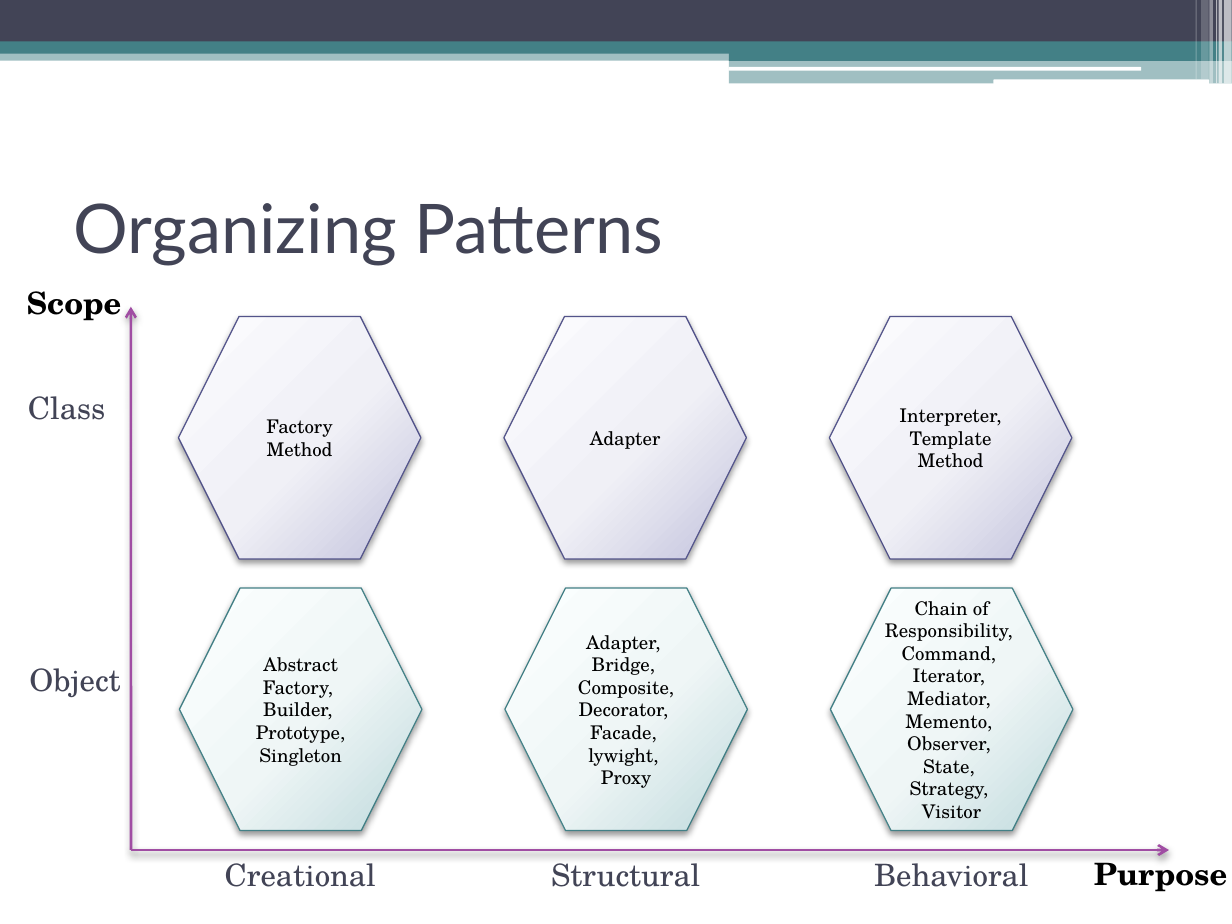
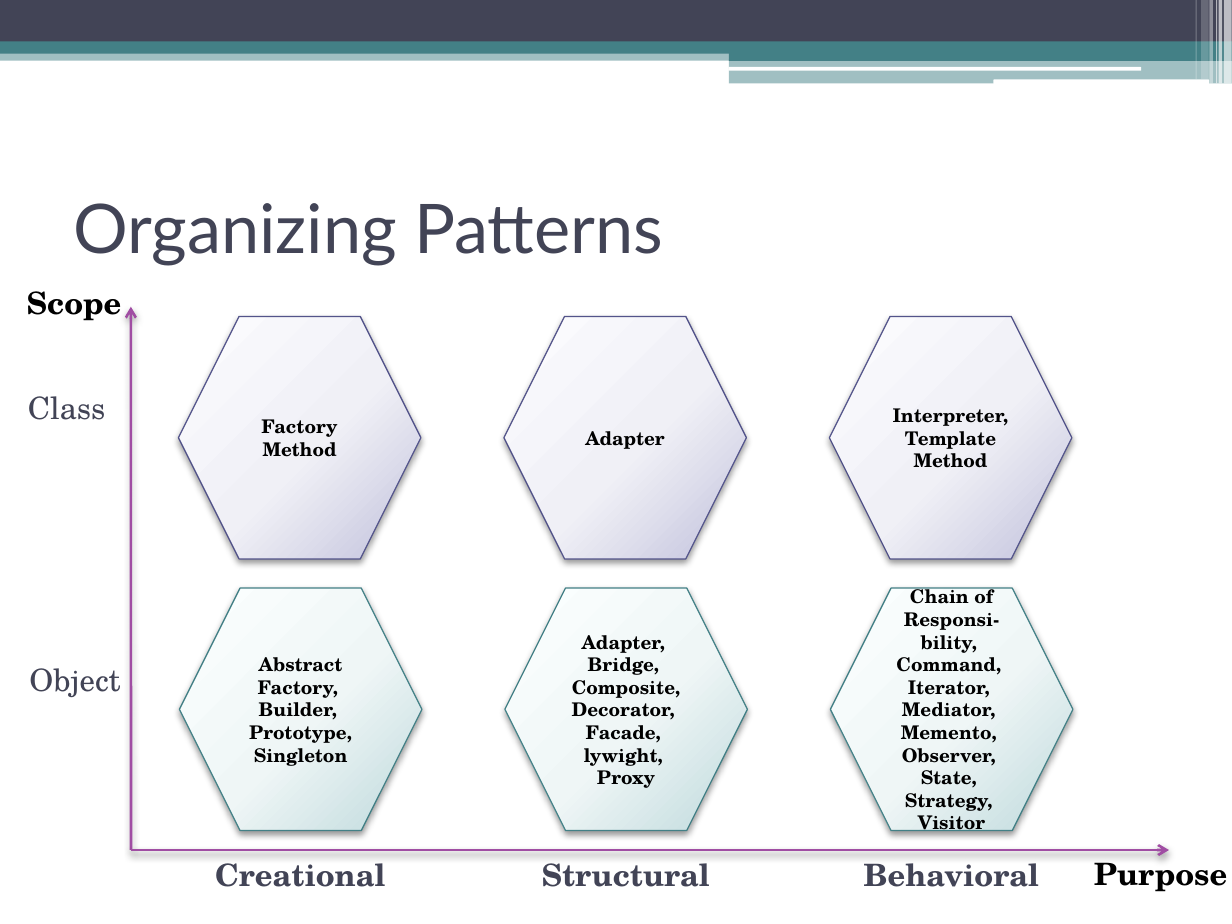
Before and after one commit to CodeLionX/ePortfolio_DesignPatterns, a slide deck: slide 7 of presentation/Design Patterns.pptx. Drawn at 1232x924 pixels with LibreOffice and Linux fonts; fonts in the diff are those of the drawing. Boxes give left, top, right and bottom in pixels: in the first picture for what was removed or moved away, otherwise in the second. Text is boxed around its words. In the diff, an @@ line names an element or a change of style, - is before the commit and + after.

Commit message:
added Pattern examples and worked on PPT

```diff
--- a/presentation/Design Patterns.pptx
+++ b/presentation/Design Patterns.pptx
@@ bold on in 8 elements at (179, 317, 421, 559), (215, 863, 385, 887), (180, 588, 423, 830), (542, 863, 710, 887), (504, 317, 747, 559), (505, 588, 748, 830), (864, 863, 1039, 887), (829, 317, 1072, 559) @@
@@ text in hexagon at (896, 587, 1001, 833): text changed; bold on @@
-Chain of Responsibility,
-Command,
-Iterator,
-Mediator,
-Memento,
-Observer,
-State,
-Strategy,
-Visitor
+Chain of Responsi-bility,
+Command,
+Iterator,
+Mediator,
+Memento,
+Observer,
+State,
+Strategy,
+Visitor
```
Also in this commit, not shown: 9 slides added, 4 other files.
